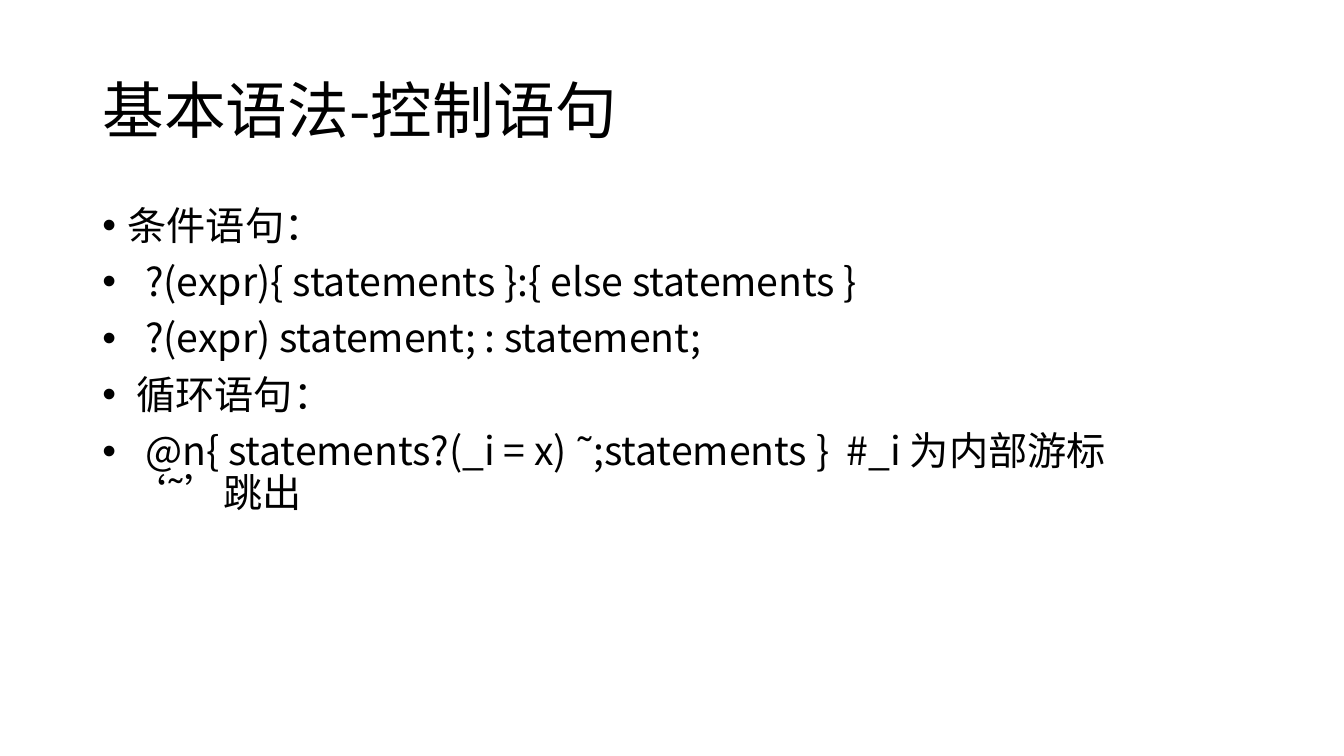
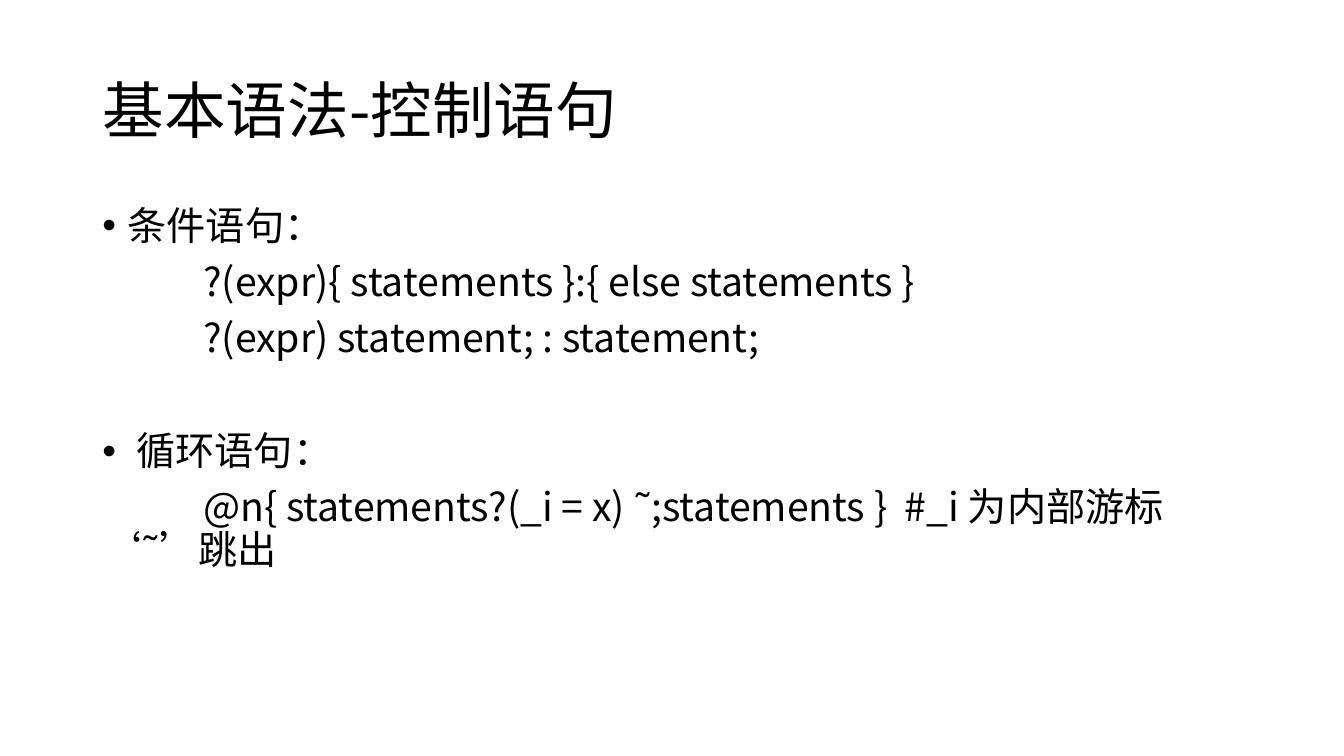
Before and after one commit to panguojun/.PHG., a slide deck: slide 6 of PHG语法手册.pptx (slide 7 before the commit). Drawn at 1344x756 pixels with LibreOffice and Linux fonts; fonts in the diff are those of the drawing. Boxes give left, top, right and bottom in pixels: in the first picture for what was removed or moved away, otherwise in the second. Text is boxed around its words. In the diff, an @@ line names an element or a change of style, - is before the commit and + after.

```diff
--- a/PHG语法手册.pptx
+++ b/PHG语法手册.pptx
@@ text at bbox=[102, 264, 1164, 567]: bullet • to none @@
```
Also in this commit, not shown: 5 other slides changed, 1 slide added, 11 other files.
